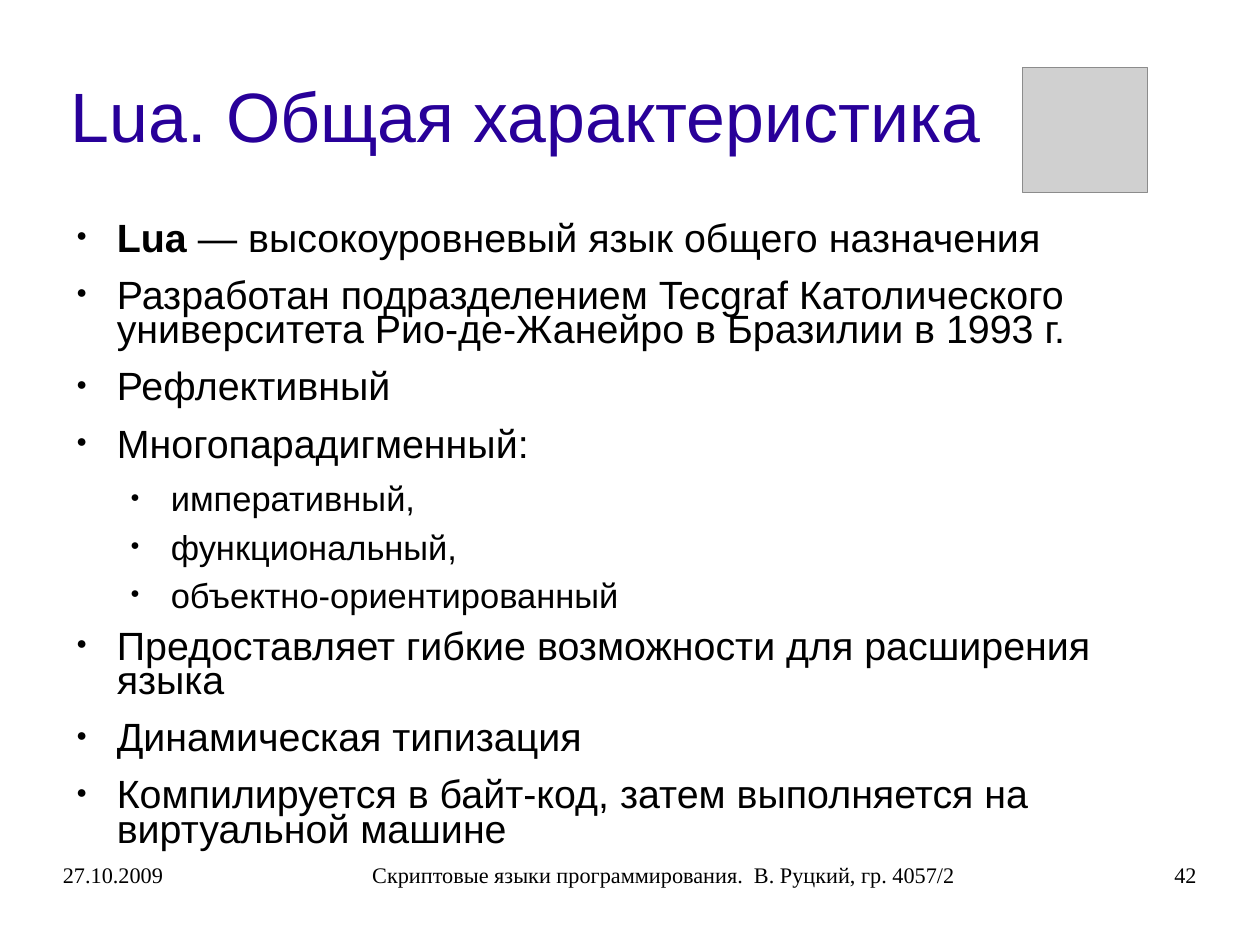
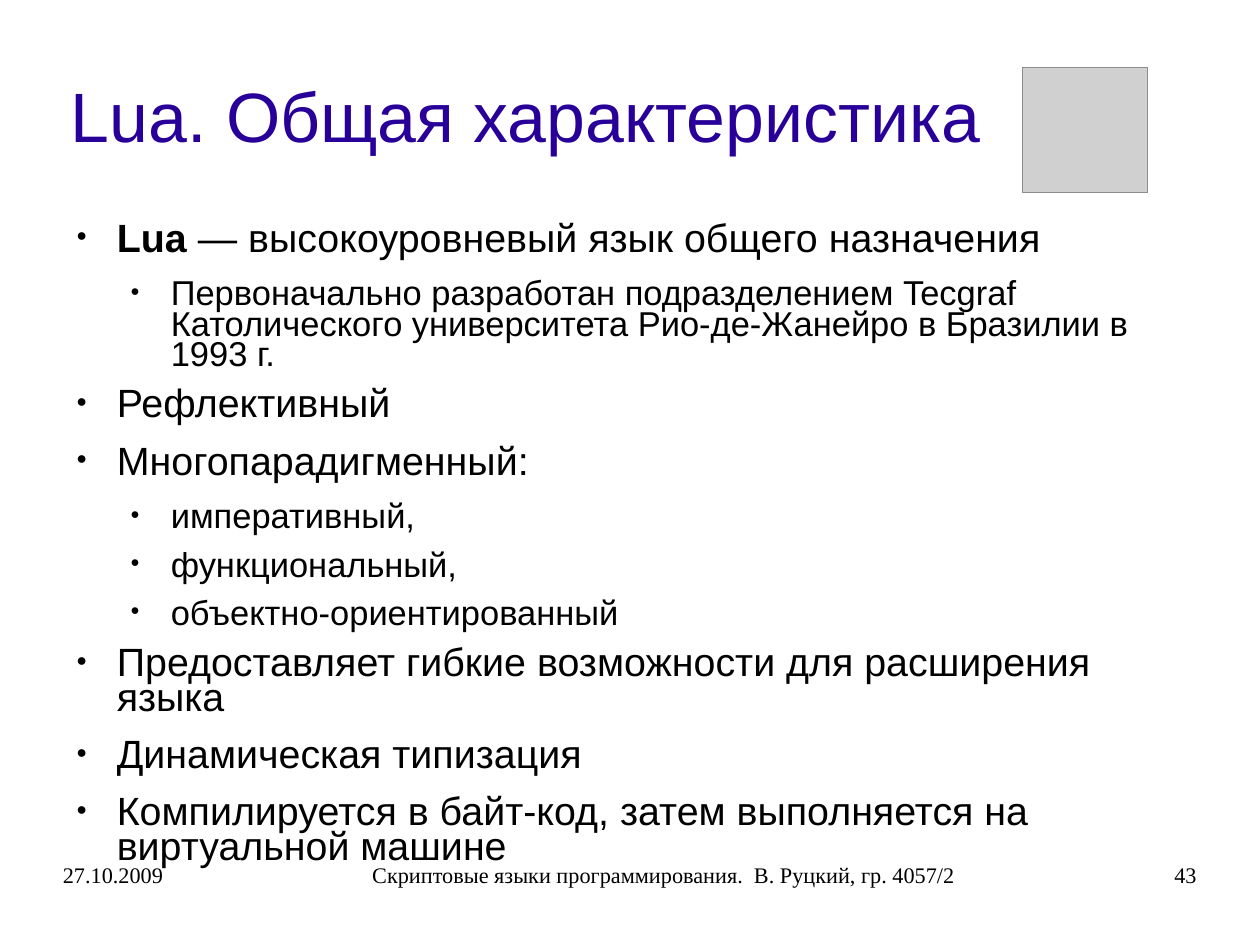
Before and after one commit to rutsky/semester07, a slide deck: slide 43 of Operation_systems/scripting_languages/40572_Rutsky_Scripting_languages.ppt (slide 42 before the commit). Drawn at 1260x945 pixels with LibreOffice and Linux fonts; fonts in the diff are those of the drawing; grey boxes stand for pictures. Boxes give left, top, right and bottom in pixels: in the first picture for what was removed or moved away, otherwise in the second. Text is boxed around its words. In the diff, an @@ line names an element or a change of style, - is before the commit and + after.

```diff
--- a/Operation_systems/scripting_languages/40572_Rutsky_Scripting_languages.ppt
+++ b/Operation_systems/scripting_languages/40572_Rutsky_Scripting_languages.ppt
@@ text at (171, 279, 1128, 367): text changed; size 24.8 to 21.7 pt @@
-● Разработан подразделением Tecgraf Католического университета Рио-де-Жанейро в Бразилии в 1993 г.
+  ● Первоначально разработан подразделением Tecgraf Католического университета Рио-де-Жанейро в Бразилии в 1993 г.
@@ page number at (1174, 868, 1196, 884): text changed @@
-42
+43
```
Also in this commit, not shown: 21 other slides changed, 8 slides added, 5 slides removed, 1 other file.
